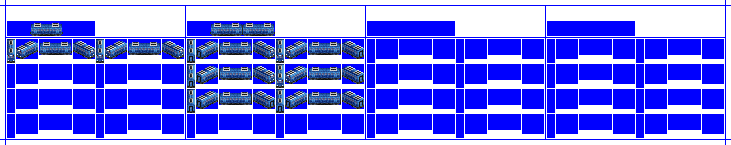
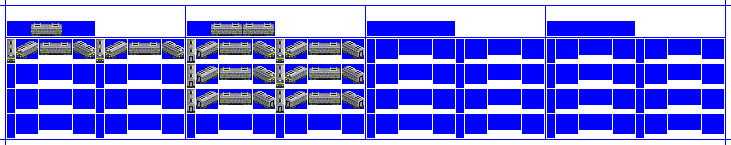
Layer changes from the first w=731, h=145 image to the second:
showed "SRA" over <box>7,24,364,111</box>